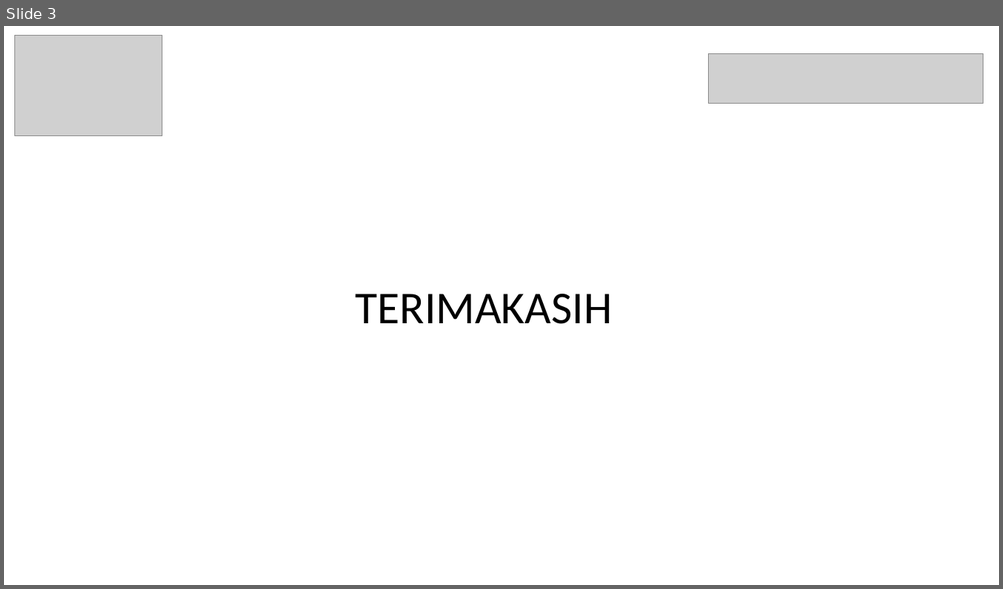
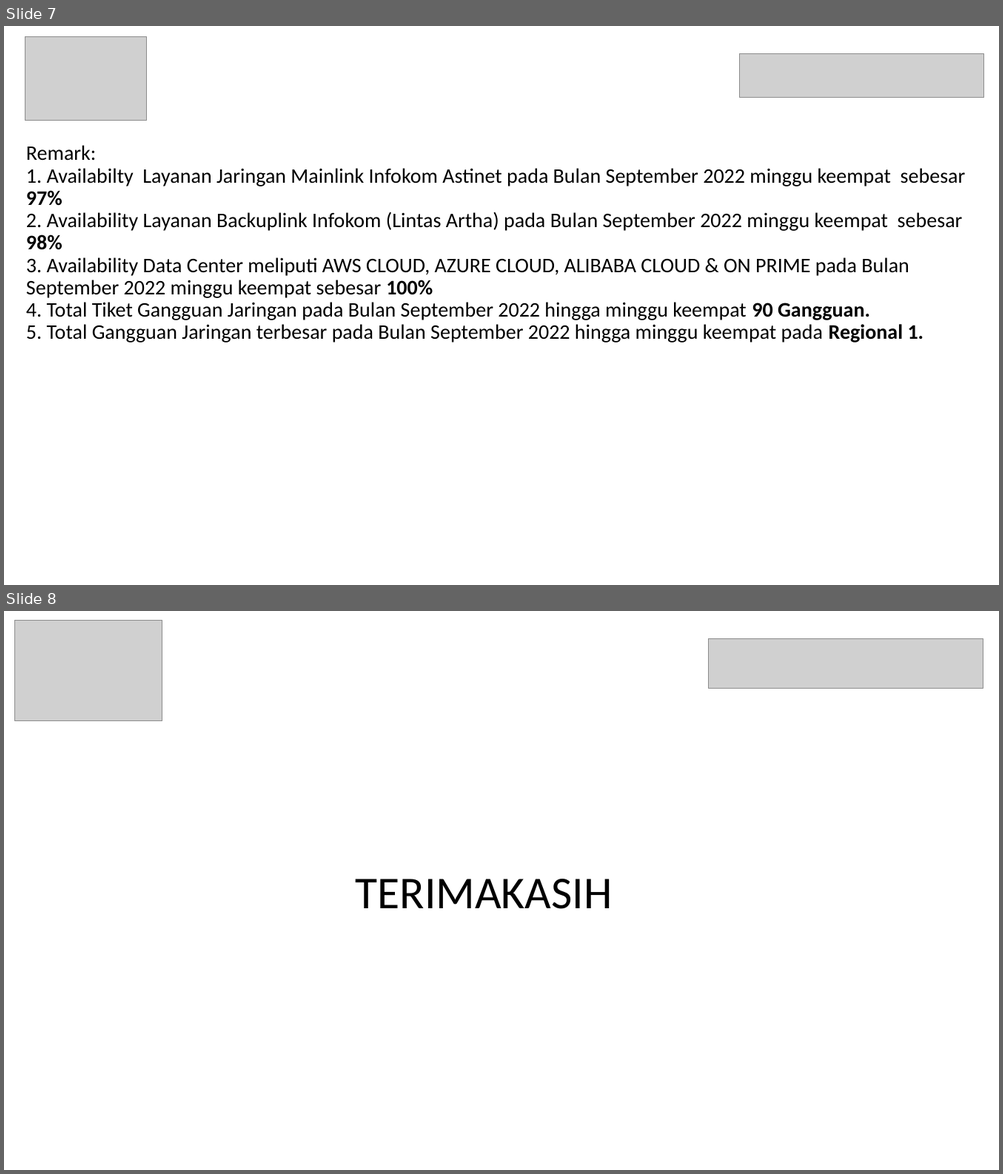
Before and after one commit to mradityae/protocp, a slide deck: data/LAPORAN_TIKET.pptx. Shown one above the other, each under a label of ours: slide 3 before the commit, slides 7 and 8 after it. The pictures are 1003x589 and 1003x1174 pixels, drawn with LibreOffice and Linux fonts; fonts in the diff are those of the drawing; grey boxes stand for pictures. Boxes give left, top, right and bottom in pixels: in the first picture for what was removed or moved away, otherwise in the second. Text is boxed around its words. In the diff, an @@ line names an element or a change of style, - is before the commit and + after.

```diff
--- a/data/LAPORAN_TIKET.pptx
+++ b/data/LAPORAN_TIKET.pptx
@@ slide 7 added at <box>4,26,999,585</box>, background #FFFFFF @@
@@ picture added at <box>25,36,147,120</box> @@
@@ picture added at <box>740,53,984,98</box> @@
@@ text added at <box>26,145,965,343</box>, 20 pt, text #000000 @@
+Remark:
+1. Availabilty Layanan Jaringan Mainlink Infokom Astinet pada Bulan September 2022 minggu keempat sebesar 97%
+2. Availability Layanan Backuplink Infokom (Lintas Artha) pada Bulan September 2022 minggu keempat sebesar 98%
+3. Availability Data Center meliputi AWS CLOUD, AZURE CLOUD, ALIBABA CLOUD & ON PRIME pada Bulan September 2022 minggu keempat sebesar 100%
+4. Total Tiket Gangguan Jaringan pada Bulan September 2022 hingga minggu keempat 90 Gangguan.
+5. Total Gangguan Jaringan terbesar pada Bulan September 2022 hingga minggu keempat pada Regional 1.
@@ what was slide 3 is now slide 8 @@
```
Also in this commit, not shown: 2 slides changed, 4 other slides added, 28 other files.
